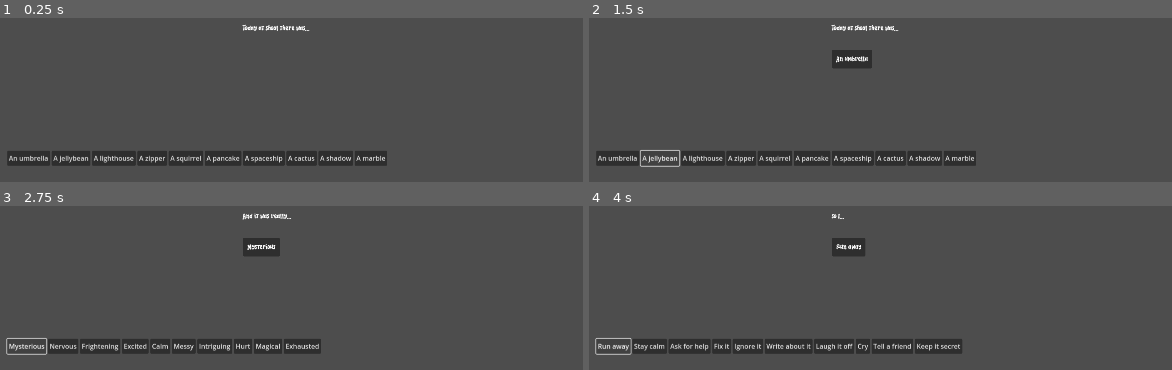
Above: before the commit, frames 1-4 (two rows, left to right).
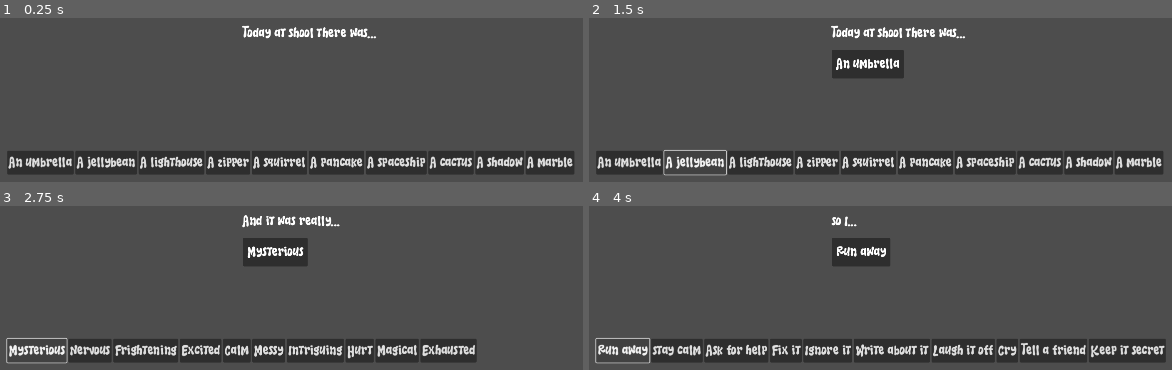
Above: after the commit, the same moments.

Repository: Balatzar/keep-it-flowing
Game: Godot game, scene res://Levels/FirstLevel/FirstLevel.tscn
Same seed, same stepped clock (60 frames per second), same inputs: the game is played once before the commit and once after it.
Inputs:
- Up to frame 1 (0.25 s): no input
- Up to frame 2 (1.5 s): click "An umbrella" at 0.5 s; click "A jellybean" at 1.25 s
- Up to frame 3 (2.75 s): click "Mysterious" at 2 s
- Up to frame 4 (4 s): click "Nervous" at 2.75 s; click "Run away" at 3.5 s

The runs differ from the first frame. In frame 1, 11% of the frame differs, in the area x 1-99%, y 4-96%; in frame 2, 12%, in the area x 1-99%, y 4-97%; in frame 3, 10%; in frame 4, 11%.

Commit message:
Add filler words

Diff:
--- a/UI/WordFlow/word_flow.gd
+++ b/UI/WordFlow/word_flow.gd
@@ -1,6 +1,12 @@
 extends Control
 
 @export var WordScene: PackedScene
+
+@export_group("Filler Words Timing")
+@export var min_spawn_time: float = 0.5
+@export var max_spawn_time: float = 2.0
+@export var min_display_time: float = 0.5
+@export var max_display_time: float = 1.5
 
 var phrases_by_phases = {
 	1: "Today at shool there was...",
@@ -12,12 +18,67 @@
 	7: "But I will tell..."
 }
 
+var filler_words = ["And", "Uh", "Emm", "You know", "And then", "You see", "There was"]
+var filler_spawn_timer: Timer
+var rng = RandomNumberGenerator.new()
+
 # Called when the node enters the scene tree for the first time.
 func _ready() -> void:
 	for child in $HBoxContainer.get_children():
 		child.queue_free()
 	GlobalState.state_changed.connect(_on_state_changed)
 	_update_current_phrase()
+
+	# Initialize the timer but don't start it yet
+	filler_spawn_timer = Timer.new()
+	add_child(filler_spawn_timer)
+	filler_spawn_timer.timeout.connect(_spawn_random_filler_word)
+
+func start_filler_words() -> void:
+	filler_spawn_timer.wait_time = randf_range(min_spawn_time, max_spawn_time)
+	filler_spawn_timer.start()
+
+func stop_filler_words() -> void:
+	filler_spawn_timer.stop()
+
+	# Clear any existing filler words
+	for child in $HBoxContainer.get_children():
+		child.queue_free()
+
+func _spawn_random_filler_word() -> void:
+	# Only spawn if we're in THINKING state
+	if GlobalState.current_state != GlobalState.State.THINKING:
+		stop_filler_words()
+		return
+
+	# Get a random filler word
+	var random_word = filler_words[randi() % filler_words.size()]
+
+	# Create the word instance
+	var word_instance = WordScene.instantiate()
+	word_instance.word = random_word
+	$HBoxContainer.add_child(word_instance)
+
+	# Create disappear timer with random duration
+	var timer = Timer.new()
+	add_child(timer)
+	timer.wait_time = randf_range(min_display_time, max_display_time)
+	timer.one_shot = true
+
+	# Store reference to word_instance in the timer
+	timer.set_meta("word_instance", word_instance)
+
+	timer.timeout.connect(func():
+		var stored_word = timer.get_meta("word_instance")
+		if is_instance_valid(stored_word):
+			stored_word.queue_free()
+		timer.queue_free()
+	)
+	timer.start()
+
+	# Set next spawn interval
+	filler_spawn_timer.wait_time = randf_range(min_spawn_time, max_spawn_time)
+	filler_spawn_timer.start()
 
 func _update_current_phrase() -> void:
 	if phrases_by_phases.has(GlobalState.game_phase):
@@ -26,6 +87,7 @@
 func _on_state_changed(new_state):
 	print(new_state)
 	if new_state == GlobalState.State.SELECTING_WORD:
+		stop_filler_words()
 		# Instanciate a new word and add it to the scene
 		var word_instance = WordScene.instantiate()
 		word_instance.word = GlobalState.selected_word.get("name")
@@ -40,6 +102,7 @@
 		timer.start()
 	elif new_state == GlobalState.State.THINKING:
 		_update_current_phrase()
+		start_filler_words()
 
 func _on_word_timer_timeout():
 	# Clear all words
--- a/flow.tres
+++ b/flow.tres
@@ -3,4 +3,7 @@
 [ext_resource type="FontFile" uid="uid://cxwyk5ja47bp3" path="res://Assets/Tropi Land - (Demo) hanscostudio.com.ttf" id="1_c2n5t"]
 
 [resource]
+Button/font_sizes/font_size = 32
+Button/fonts/font = ExtResource("1_c2n5t")
+Label/font_sizes/font_size = 32
 Label/fonts/font = ExtResource("1_c2n5t")
